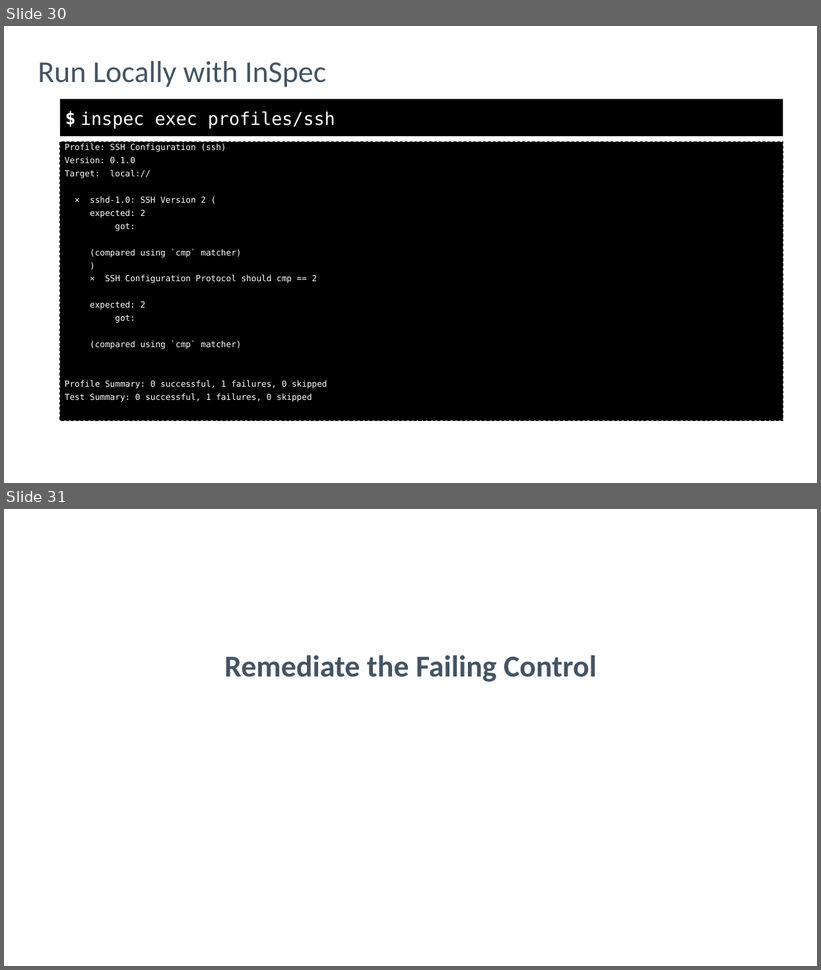
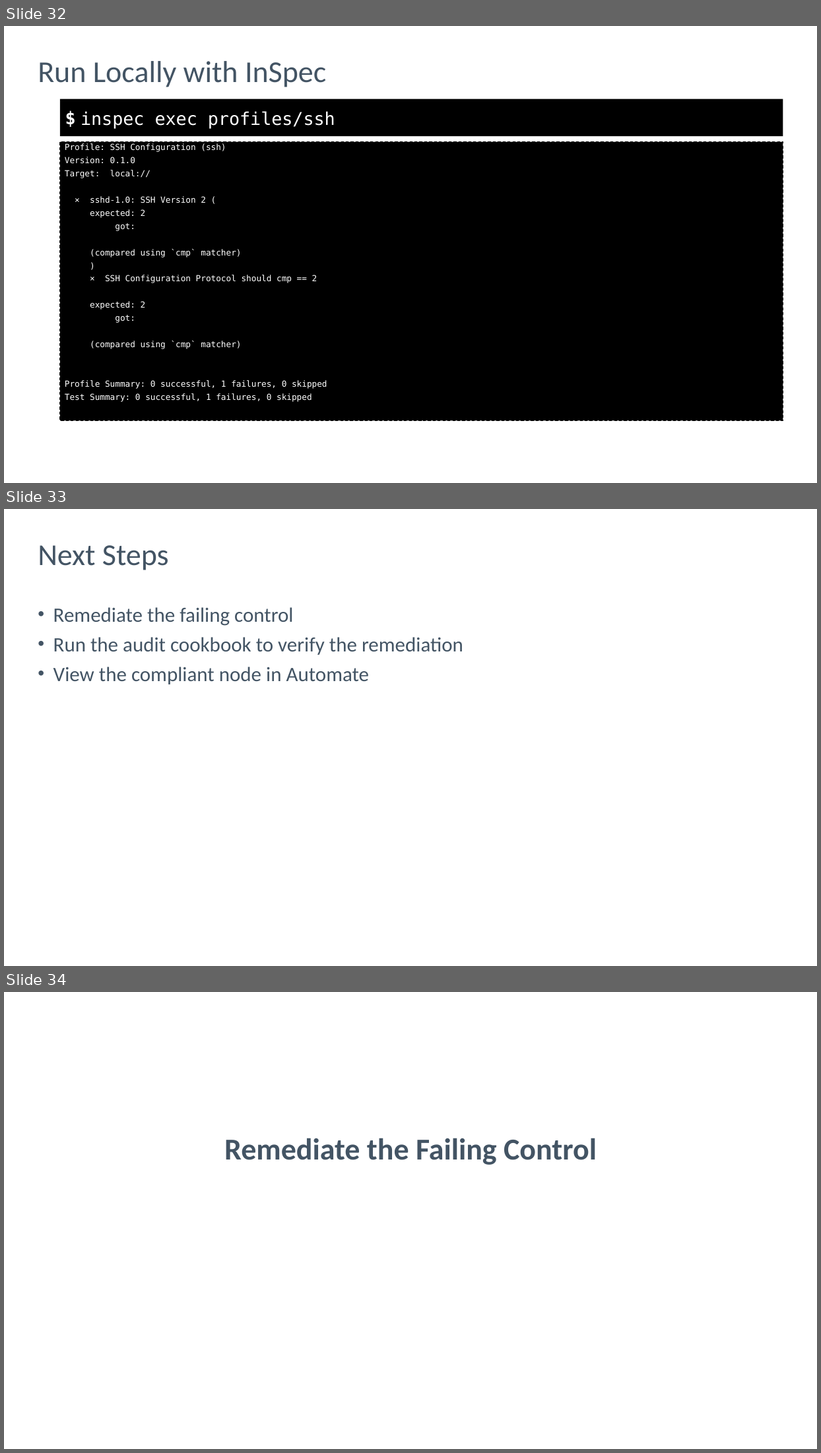
Before and after one commit to nathenharvey/introduction-to-inspec, a slide deck: powerpoint/Continuous-Compliance.pptx. Shown one above the other, each under a label of ours: slides 30 and 31 before the commit, slides 32, 33 and 34 after it. The pictures are 821x970 and 821x1453 pixels, drawn with LibreOffice and Linux fonts; fonts in the diff are those of the drawing; background and template pictures are left out. Boxes give left, top, right and bottom in pixels: in the first picture for what was removed or moved away, otherwise in the second. Text is boxed around its words. In the diff, an @@ line names an element or a change of style, - is before the commit and + after.

```diff
--- a/powerpoint/Continuous-Compliance.pptx
+++ b/powerpoint/Continuous-Compliance.pptx
@@ slide 33 added at (4,509,817,966), background picture (left out) @@
@@ title added at (38,545,169,570), 43 pt, text #435464 @@
+Next Steps
@@ text added at (54,607,463,685), 29 pt, text #435464 @@
+• Remediate the failing control
+• Run the audit cookbook to verify the remediation
+• View the compliant node in Automate
@@ what was slide 30 is now slide 32 @@
@@ what was slide 31 is now slide 34 @@
```
Also in this commit, not shown: 4 slides changed, 2 other slides added, 2 slides removed, 3 other files.
